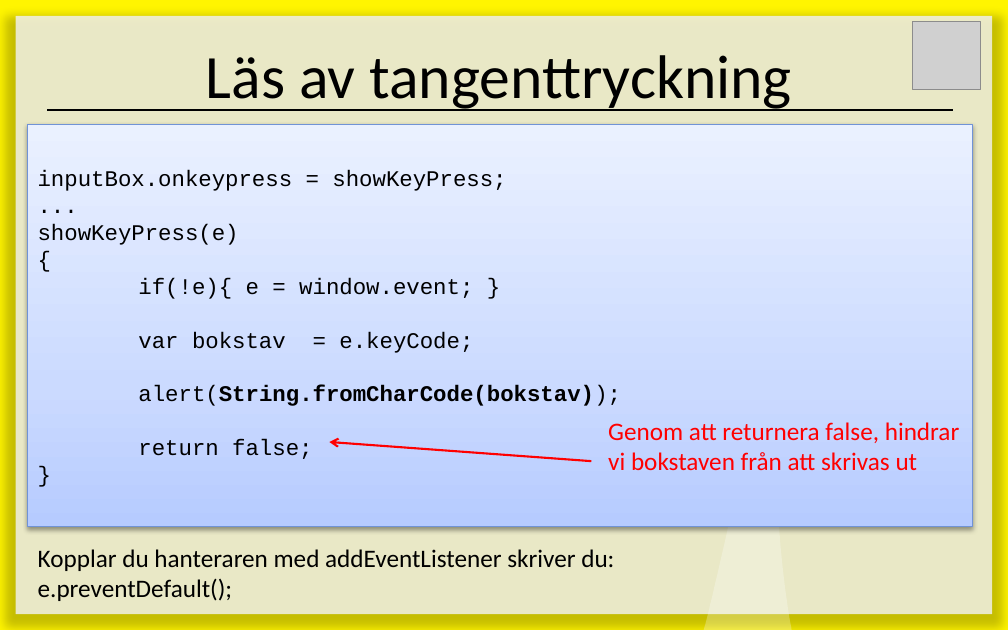
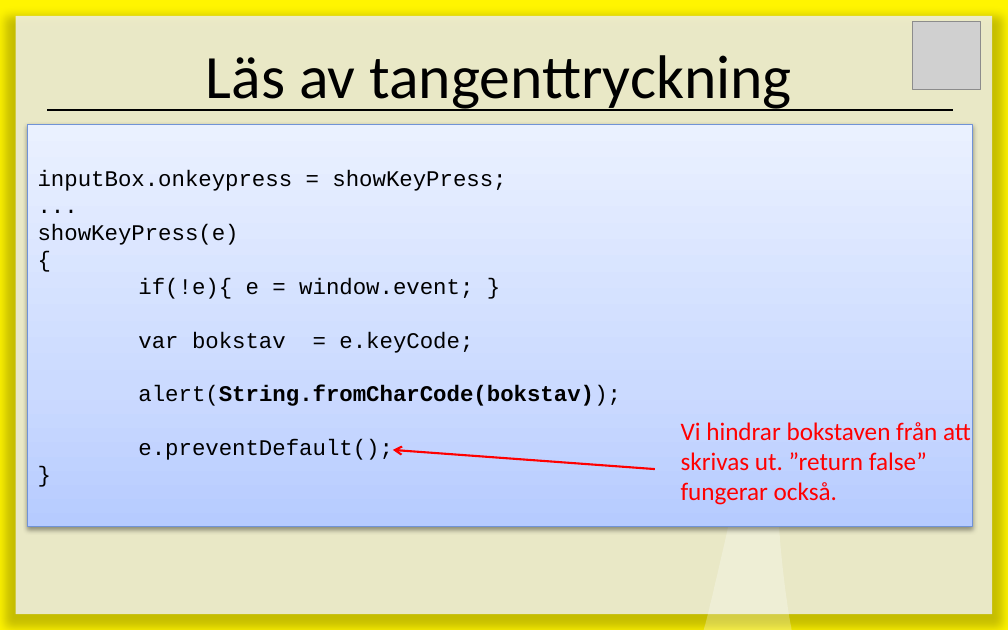
Before and after one commit to Leitet/Kursmaterial-JavaScript, a slide deck: slide 21 of lectures/E07-Greased-Lightning/E07 - Greased Lightning.pptx. Drawn at 1008x630 pixels with LibreOffice and Linux fonts; fonts in the diff are those of the drawing; grey boxes stand for pictures. Boxes give left, top, right and bottom in pixels: in the first picture for what was removed or moved away, otherwise in the second. Text is boxed around its words. In the diff, an @@ line names an element or a change of style, - is before the commit and + after.

Commit message:
Updating to HT14

```diff
--- a/lectures/E07-Greased-Lightning/E07 - Greased Lightning.pptx
+++ b/lectures/E07-Greased-Lightning/E07 - Greased Lightning.pptx
@@ text in rectangle at <box>138,439,393,460</box>: text changed @@
-return false;
+e.preventDefault();
@@ text at <box>681,422,971,505</box>: text changed @@
-Genom att returnera false, hindrar vi bokstaven från att skrivas ut
+Vi hindrar bokstaven från att skrivas ut. ”return false” fungerar också.
@@ arrow moved from (592, 461) - (330, 442) to (655, 469) - (393, 450) @@
@@ text removed at <box>38,549,614,601</box> @@
-Kopplar du hanteraren med addEventListener skriver du:
-e.preventDefault();
```
Also in this commit, not shown: 3 other slides changed.
